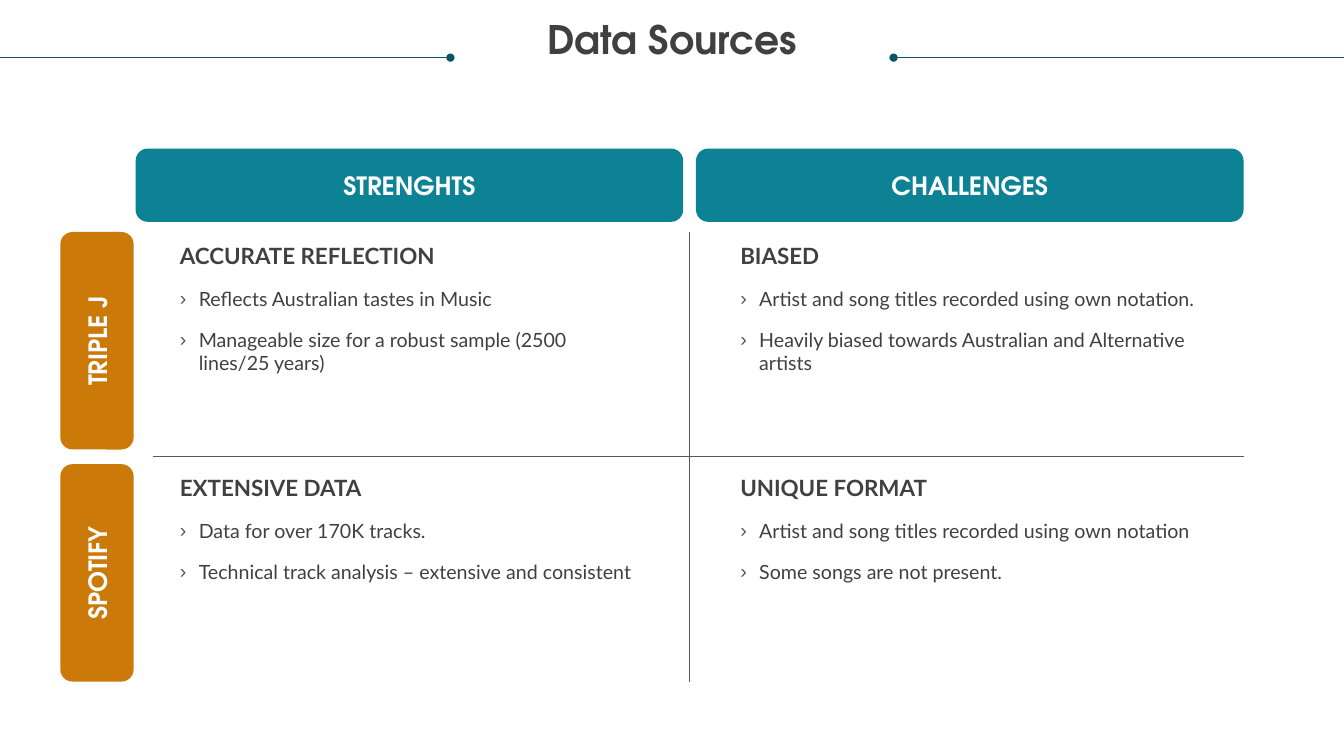
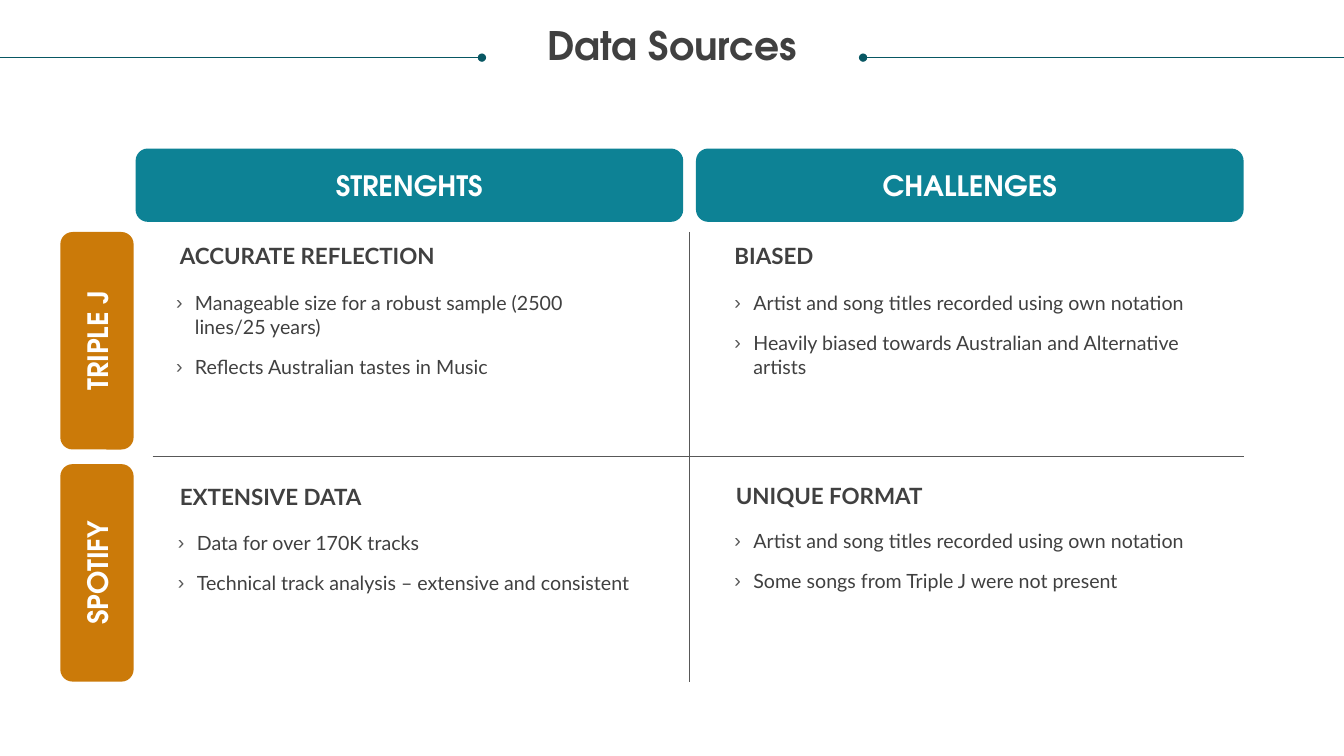
Before and after one commit to relaernu/project_1, a slide deck: slide 4 of Documents/Let the music speak.pptx. Drawn at 1344x756 pixels with LibreOffice and Linux fonts; fonts in the diff are those of the drawing. Boxes give left, top, right and bottom in pixels: in the first picture for what was removed or moved away, otherwise in the second. Text is boxed around its words. In the diff, an @@ line names an element or a change of style, - is before the commit and + after.

```diff
--- a/Documents/Let the music speak.pptx
+++ b/Documents/Let the music speak.pptx
@@ text "Data Sources": place and size @@
-text "Data Sources" at <box>547,24,797,55</box>
+text "Data Sources" at <box>547,30,797,61</box>
@@ arrow moved from (0, 57) - (451, 57) to (0, 57) - (482, 57) @@
@@ arrow moved from (893, 57) - (1344, 57) to (863, 57) - (1344, 57) @@
@@ size 18 to 20 pt in 4 elements at <box>136,148,684,222</box>, <box>696,148,1243,222</box>, <box>60,464,134,682</box>, <box>60,232,134,450</box> @@
@@ text "BIASED": place and size @@
-text "BIASED" at <box>740,247,819,264</box>
+text "BIASED" at <box>734,247,813,264</box>
@@ text at <box>195,295,563,338</box>: paragraph added @@
+› Manageable size for a robust sample (2500 lines/25 years)
@@ text at <box>753,295,1184,314</box>: text changed @@
-› Artist and song titles recorded using own notation.
+› Artist and song titles recorded using own notation
@@ text at <box>199,332,567,374</box>: paragraph removed @@
-› Manageable size for a robust sample (2500 lines/25 years)
@@ text "EXTENSIVE DATA": place and size @@
-text "EXTENSIVE DATA" at <box>180,479,362,496</box>
+text "EXTENSIVE DATA" at <box>180,488,362,505</box>
@@ text "UNIQUE FORMAT": place and size @@
-text "UNIQUE FORMAT" at <box>740,479,927,499</box>
+text "UNIQUE FORMAT" at <box>736,487,922,507</box>
@@ text "Data for over 170K tracks": place and size @@
-text "Data for over 170K tracks" at <box>199,523,631,583</box>
+text "Data for over 170K tracks" at <box>197,535,629,594</box>
@@ text at <box>197,535,419,550</box>: text changed @@
-› Data for over 170K tracks.
+› Data for over 170K tracks
@@ text "Artist and song titles recorded ...": place and size @@
-text "Artist and song titles recorded ..." at <box>759,523,1190,583</box>
+text "Artist and song titles recorded ..." at <box>753,533,1184,592</box>
@@ text at <box>753,573,1118,592</box>: text changed @@
-› Some songs are not present.
+› Some songs from Triple J were not present
```
Also in this commit, not shown: 14 other slides changed, 1 slide removed.
